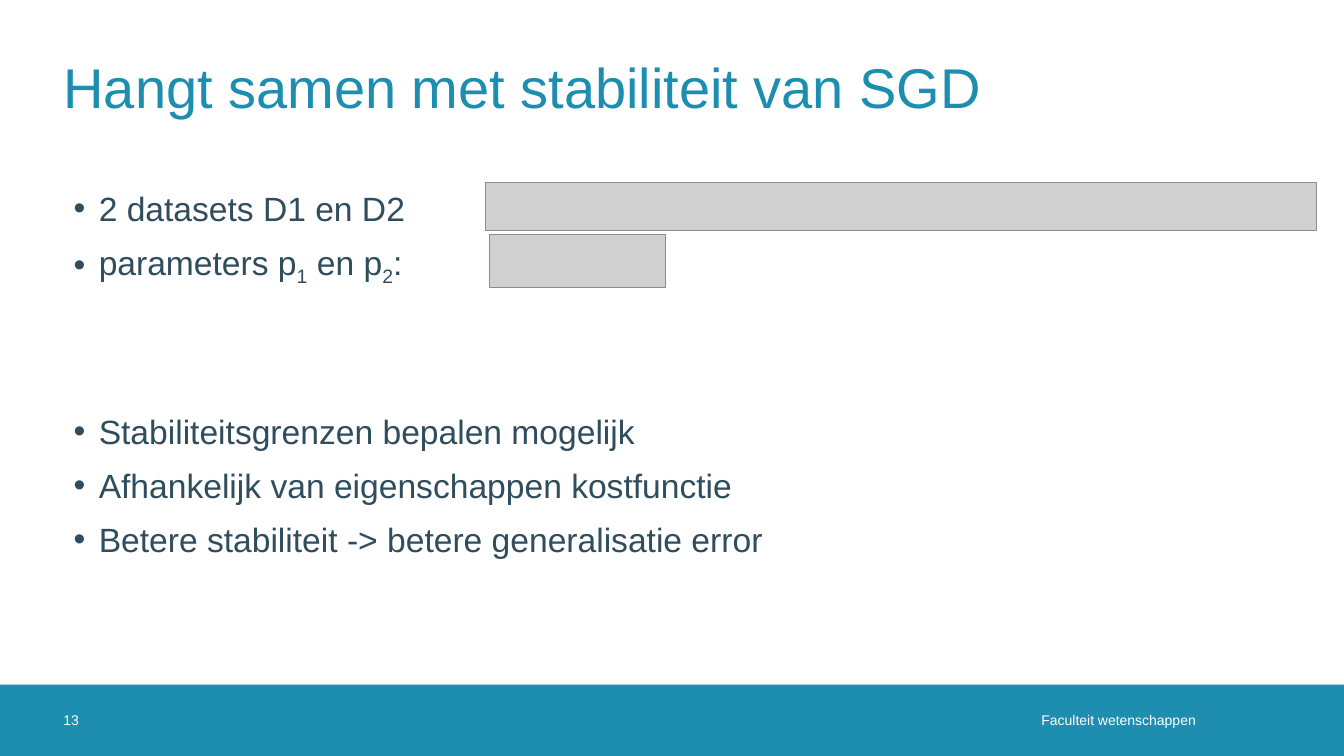
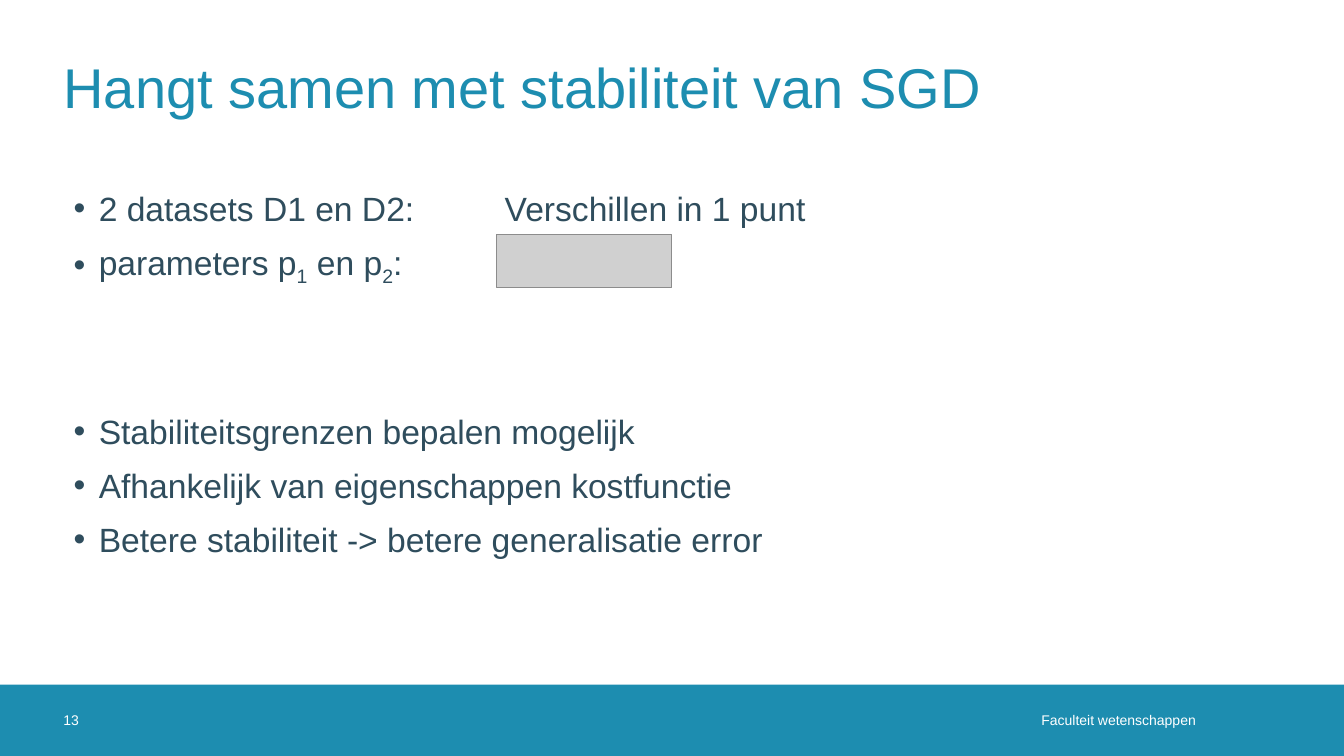
Before and after one commit to JoppeDJ/BachelorProef, a slide deck: slide 13 of Literatuurstudie/Literatuurstudie_ppt_new.pptx. Drawn at 1344x756 pixels with LibreOffice and Linux fonts; fonts in the diff are those of the drawing; grey boxes stand for pictures; background and template pictures are left out. Boxes give left, top, right and bottom in pixels: in the first picture for what was removed or moved away, otherwise in the second. Text is boxed around its words. In the diff, an @@ line names an element or a change of style, - is before the commit and + after.

Commit message:
small slide fixes

```diff
--- a/Literatuurstudie/Literatuurstudie_ppt_new.pptx
+++ b/Literatuurstudie/Literatuurstudie_ppt_new.pptx
@@ text at (99,196,805,228): text changed @@
-• 2 datasets D1 en D2
+• 2 datasets D1 en D2: Verschillen in 1 punt
@@ picture removed at (486,182,1317,230) @@
@@ picture: place and size @@
-picture at (490,235,665,288)
+picture at (497,235,673,288)
```
